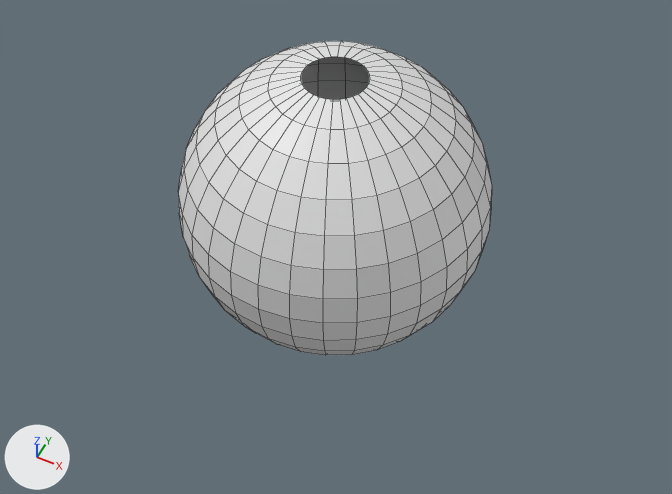
The OBJ model PA7/models/neptune.obj as it was, and as the next commit left it.
Both versions are drawn from a 50 mm camera at (1.9, -3.79, 4.28) aimed at (0.11, -0.2, -0.2). Arrows for +X, +Y and +Z are at lower left; the lights stay in place. Mesh edges are drawn as thin lines. Materials are left out; every surface is plain grey. Where no turn or scale is listed for an object, it has been applied to the vertices. Vertices at the same position are counted once.
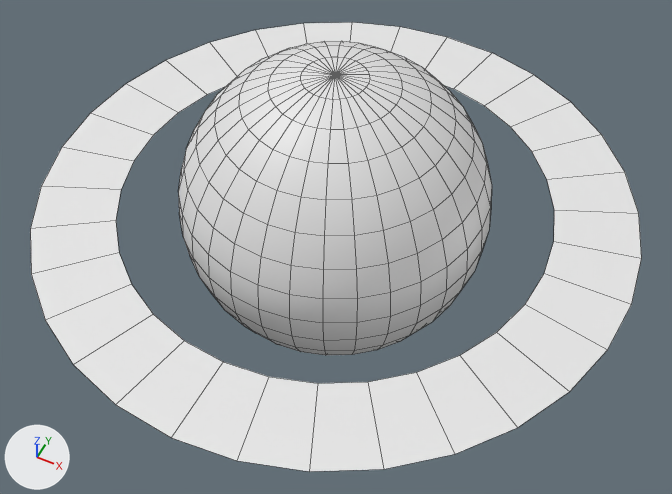
What changed in the scene script:
```text
Change me_sphere:
    used by ob_sphere; location = (0.0, 0.0, 0.0)
    remove me_sphere.from_pydata(...)  # 482 vertices, 448 faces; spans x -1.0..1.0, y -1.0..1.0, z -0.99..0.99
    add me_sphere.from_pydata(...)  # 482 vertices, 512 faces; spans x -1.0..1.0, y -1.0..1.0, z -1.0..1.0
    me_sphere part 1
    1 vertex is removed from x 0.0, y 0.0, z 0.99
    1 vertex is added at (0.0, 0.0, 1.0)
    32 new faces join them
Add me_circle:
    me_circle.from_pydata(...)  # 64 vertices, 32 faces; spans x -1.93..1.93, y -1.93..1.93, z -0.02..0.02
Add ob_circle:
    ob_circle = bpy.data.objects.new('Circle', me_circle)
    ob_circle.location = (0.0, 0.0, 0.0)
```

Pixel boxes (x1, y1, x2, y2) of what changed, in the pictures (672 x 494 px):
'Circle', added: after (30, 22, 642, 472)
part 1 of me_sphere, built on: after (301, 57, 370, 100)
